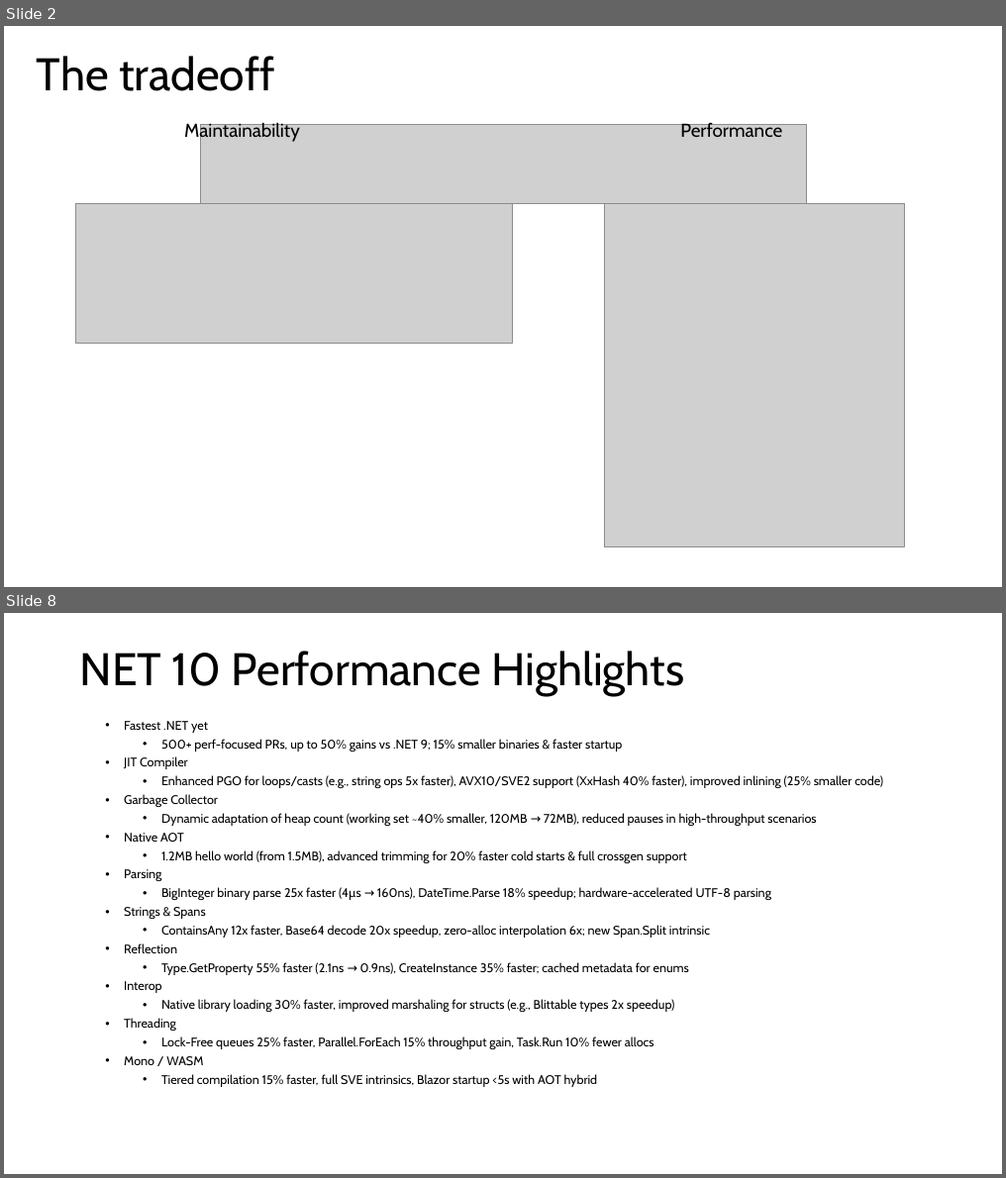
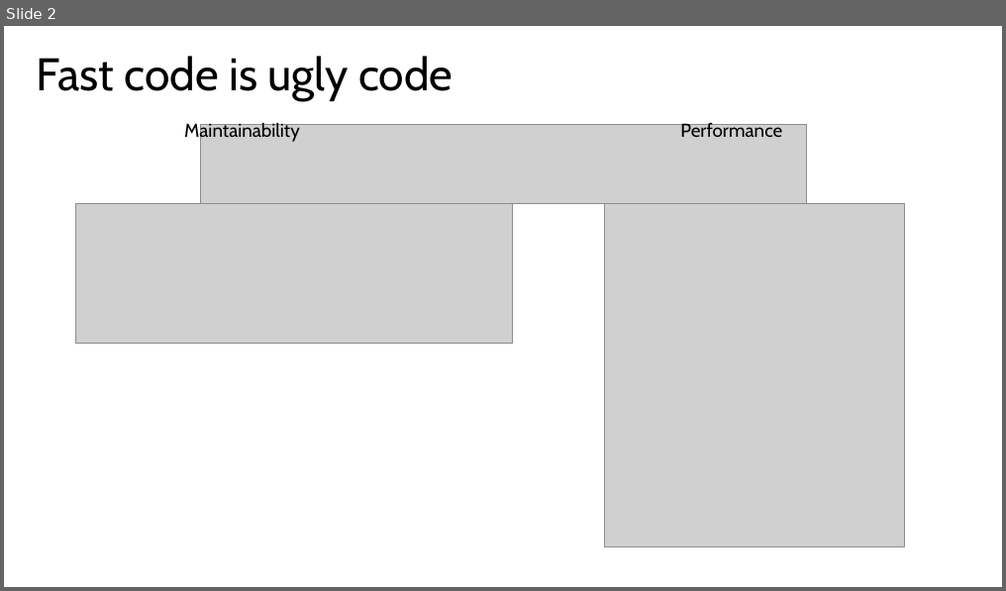
Before and after one commit to jeanhibbert/PerfDemo, a slide deck: PerfDemo.pptx. Shown one above the other, each under a label of ours: slides 2 and 8 before the commit, slide 2 after it; the slides between them are not shown. The pictures are 1006x1178 and 1006x591 pixels, drawn with LibreOffice and Linux fonts; fonts in the diff are those of the drawing; grey boxes stand for pictures. Boxes give left, top, right and bottom in pixels: in the first picture for what was removed or moved away, otherwise in the second. Text is boxed around its words. In the diff, an @@ line names an element or a change of style, - is before the commit and + after.

```diff
--- a/PerfDemo.pptx
+++ b/PerfDemo.pptx
@@ slide 8 removed at box(4, 613, 1002, 1174), background #FFFFFF @@
@@ text removed at box(80, 651, 684, 696) @@
-NET 10 Performance Highlights
@@ text removed at box(124, 721, 883, 1087) @@
-  • Fastest .NET yet
-    • 500+ perf-focused PRs, up to 50% gains vs .NET 9; 15% smaller binaries & faster startup
-  • JIT Compiler
-    • Enhanced PGO for loops/casts (e.g., string ops 5x faster), AVX10/SVE2 support (XxHash 40% faster), improved inlining (25% smaller code)
-  • Garbage Collector
-    • Dynamic adaptation of heap count (working set ~40% smaller, 120MB → 72MB), reduced pauses in high-throughput scenarios
-  • Native AOT
-    • 1.2MB hello world (from 1.5MB), advanced trimming for 20% faster cold starts & full crossgen support
-  • Parsing
-    • BigInteger binary parse 25x faster (4µs → 160ns), DateTime.Parse 18% speedup; hardware-accelerated UTF-8 parsing
-  • Strings & Spans
-    • ContainsAny 12x faster, Base64 decode 20x speedup, zero-alloc interpolation 6x; new Span.Split intrinsic
-  • Reflection
-    • Type.GetProperty 55% faster (2.1ns → 0.9ns), CreateInstance 35% faster; cached metadata for enums
-  • Interop
-    • Native library loading 30% faster, improved marshaling for structs (e.g., Blittable types 2x speedup)
-  • Threading
-    • Lock-Free queues 25% faster, Parallel.ForEach 15% throughput gain, Task.Run 10% fewer allocs
-  • Mono / WASM
-    • Tiered compilation 15% faster, full SVE intrinsics, Blazor startup <5s with AOT hybrid
@@ slide 2 changed as well @@
@@ title at box(37, 56, 452, 101): text changed @@
-The tradeoff
+Fast code is ugly code
```
Also in this commit, not shown: 3 other slides changed, 6 slides added, 3 other slides removed, 36 other files.
